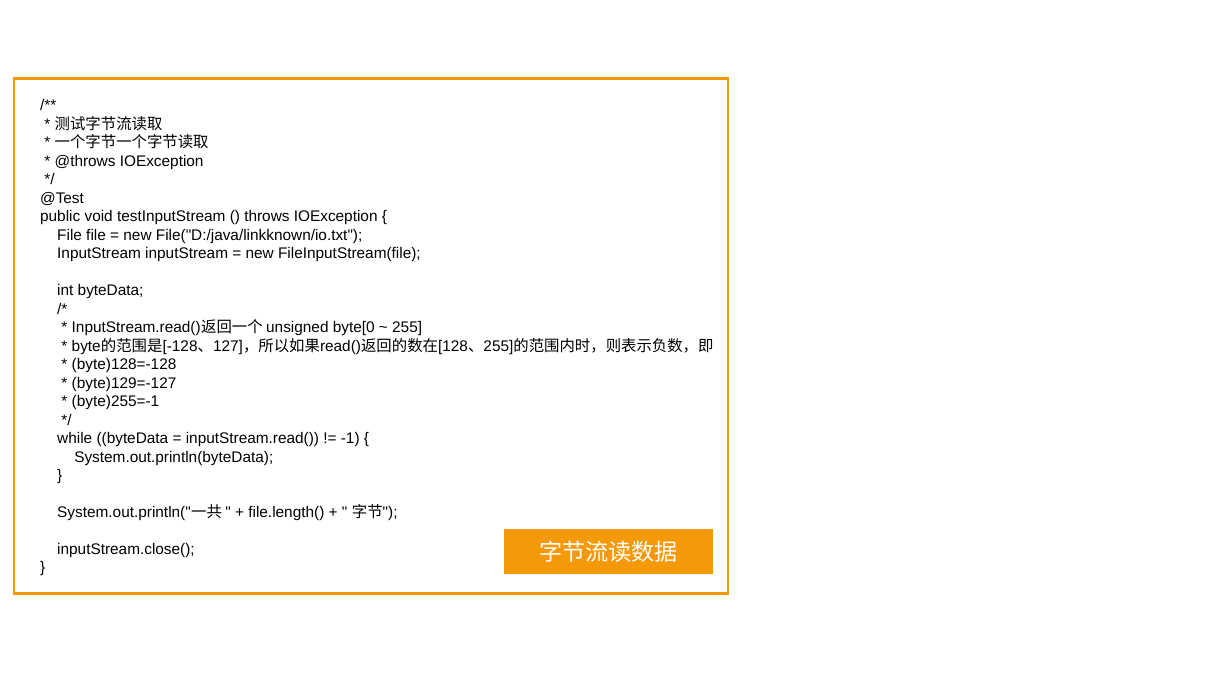
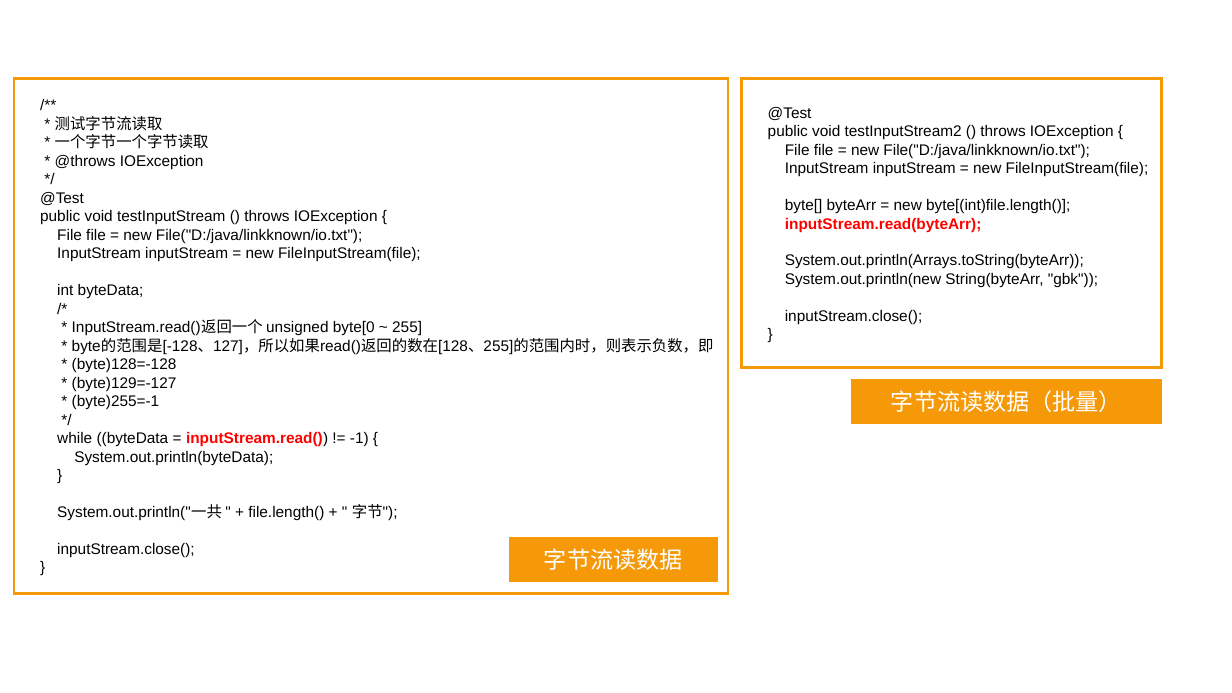
Before and after one commit to linkknown/PPT, a slide deck: slide 18 of 基础PPT/JavaSE进阶第三版/第6章：Java IO基础.pptx. Drawn at 1232x693 pixels with LibreOffice and Linux fonts; fonts in the diff are those of the drawing; background and template pictures are left out. Boxes give left, top, right and bottom in pixels: in the first picture for what was removed or moved away, otherwise in the second. Text is boxed around its words. In the diff, an @@ line names an element or a change of style, - is before the commit and + after.

```diff
--- a/基础PPT/JavaSE进阶第三版/第6章：Java IO基础.pptx
+++ b/基础PPT/JavaSE进阶第三版/第6章：Java IO基础.pptx
@@ rectangle added at (x1=742, y1=79, x2=1163, y2=368), fill #FFFFFF, outline #F59909 2.25 pt, 12 pt, text #000000 @@
+@Test
+public void testInputStream2 () throws IOException {
+File file = new File("D:/java/linkknown/io.txt");
+InputStream inputStream = new FileInputStream(file);
+byte[] byteArr = new byte[(int)file.length()];
+inputStream.read(byteArr);
+System.out.println(Arrays.toString(byteArr));
+System.out.println(new String(byteArr, "gbk"));
+inputStream.close();
+}
@@ rectangle added at (x1=850, y1=379, x2=1163, y2=425), fill #F59909, outline #FFFFFF 1 pt, 18 pt, text #FFFFFF @@
+字节流读数据（批量）
@@ text in rectangle at (x1=57, y1=432, x2=369, y2=447): text colour #000000 to #FF0000, bold on in "inputStream.read())" @@
@@ rectangle "字节流读数据" moved from (x1=504, y1=529, x2=714, y2=575) to (x1=508, y1=537, x2=718, y2=583) @@
```
Also in this commit, not shown: 12 other slides changed, 2 slides added, 1 slide removed, 12 other files.
